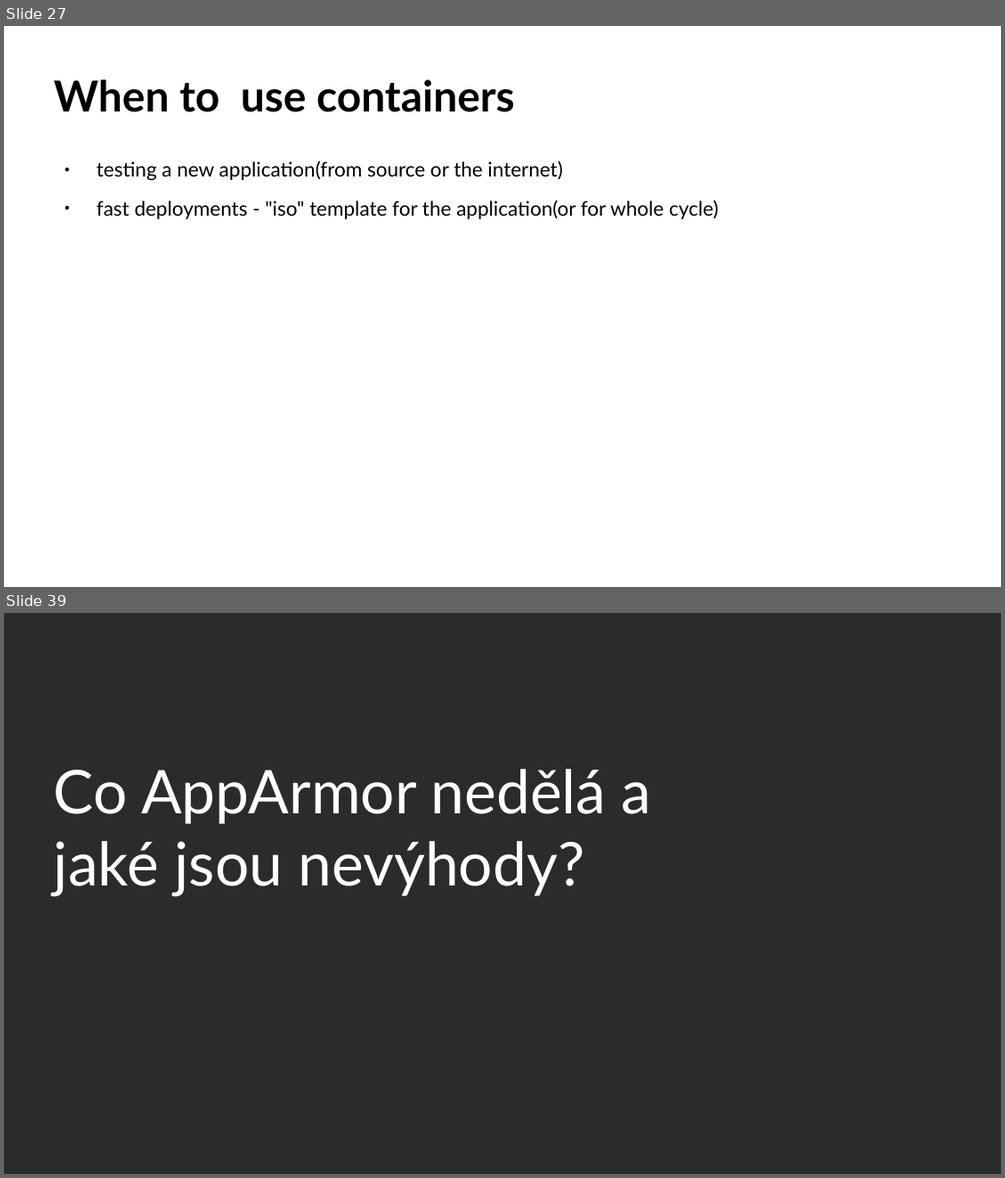
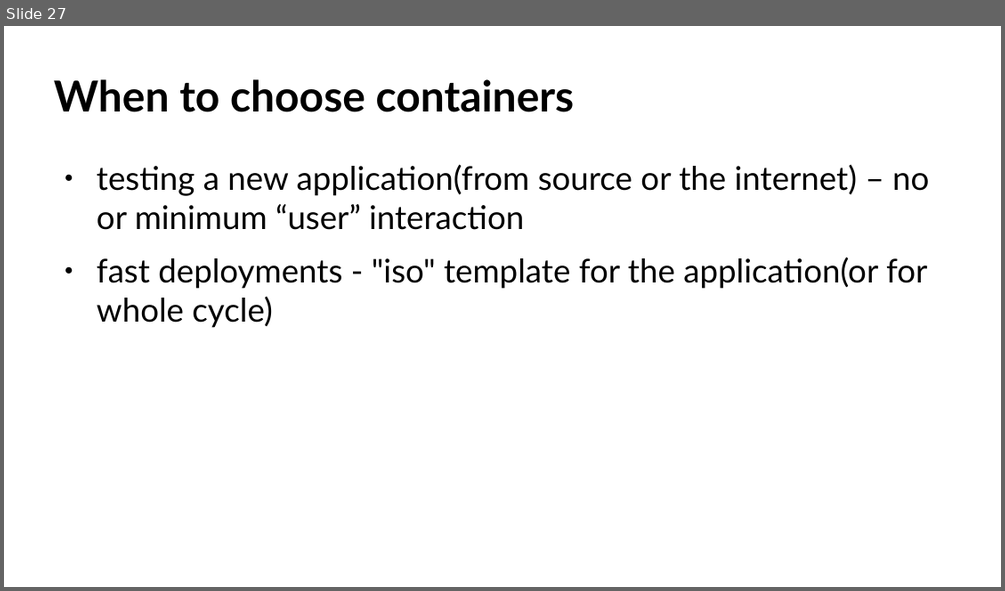
Before and after one commit to djz88/docs, a slide deck: kontejnery/kernel_isolation_linuxdays2017.odp. Shown one above the other, each under a label of ours: slides 27 and 39 before the commit, slide 27 after it; the slides between them are not shown. The pictures are 1005x1178 and 1005x591 pixels, drawn with LibreOffice and Linux fonts; fonts in the diff are those of the drawing; background and template pictures are left out; a plain dark background stands for a picture behind light text. Boxes give left, top, right and bottom in pixels: in the first picture for what was removed or moved away, otherwise in the second. Text is boxed around its words. In the diff, an @@ line names an element or a change of style, - is before the commit and + after.

```diff
--- a/kontejnery/kernel_isolation_linuxdays2017.odp
+++ b/kontejnery/kernel_isolation_linuxdays2017.odp
@@ slide 39 removed at bbox=[4, 613, 1001, 1174], background picture (left out) @@
@@ title removed at bbox=[54, 769, 652, 897] @@
-Co AppArmor nedělá a jaké jsou nevýhody?
@@ slide 27 changed as well @@
@@ title at bbox=[54, 79, 574, 112]: text changed @@
-When to use containers
+When to choose containers
@@ text at bbox=[97, 164, 929, 230]: text changed; size 16 to 26 pt @@
-● testing a new application(from source or the internet)
+● testing a new application(from source or the internet) – no or minimum “user” interaction
@@ text at bbox=[97, 257, 927, 328]: size 16 to 26 pt in "fast deployments - "iso" template for the ..." @@
```
Also in this commit, not shown: 15 other slides changed, 2 slides added, 13 other slides removed, 1 other file.
